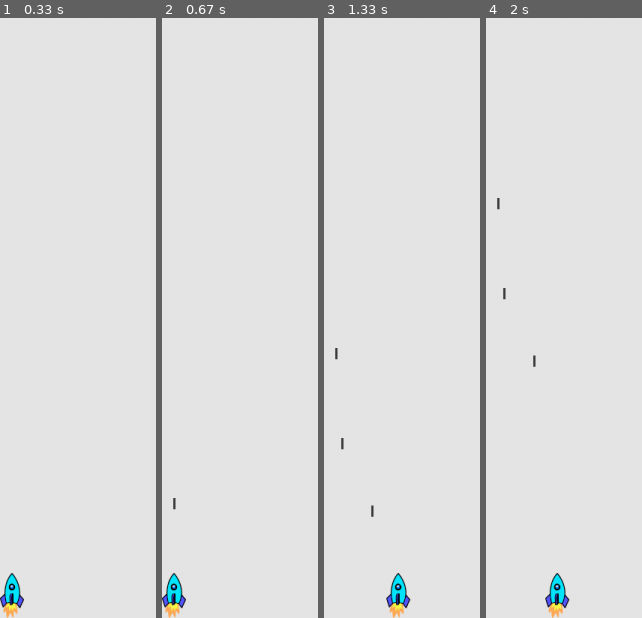
Above: before the commit, frames 1-4 (left to right).
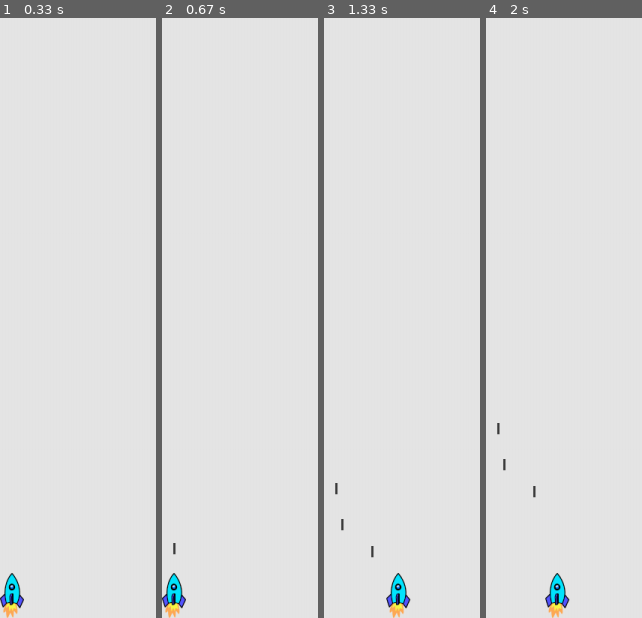
Above: after the commit, the same moments.

Repository: ArtemChemist/PyGame_Test
Game: pygame game, started from alien_invasion.py
Two runs of this game, one before a commit and one after it. Both use one fixed random seed, a clock stepped at 60 frames per second and the inputs below.
Inputs:
- Up to frame 1 (0.33 s): no input
- Up to frame 2 (0.67 s): tap Space at 0.33 s
- Up to frame 3 (1.33 s): hold Right 0.67-1.13 s; tap Space at 0.73, 1.03, 1.23 s; hold Right from 1.17 s (still down)
- Up to frame 4 (2 s): tap Space at 1.53, 1.73 s; release Right at 1.63 s; hold Left from 1.67 s (still down)

Frame 1 is identical in both runs. In frame 2, less than 0.1% of the frame differs, in the area x 7-9%, y 80-90%; in frame 3, 0.2%, in the area x 7-33%, y 55-90%; in frame 4, 0.2%.

Commit message:
Delete bullets off the screen

Diff:
--- a/alien_invasion.py
+++ b/alien_invasion.py
@@ -30,7 +30,7 @@
         #Every turn of the main cycle
         gf.check_events(ai_set, screen, ship, bullets)  #Listen to keyboard/mouse events
         ship.update()                                   #Update ship position on te screen
-        bullets.update()                                #Update group of bullets
+        gf.update_bullets(bullets)
         gf.update_screen(ai_set, screen, ship, bullets) #Update screen
 
 run_game()
--- a/game_functions.py
+++ b/game_functions.py
@@ -1,6 +1,7 @@
 import sys
 import pygame
 from bullet import Bullet
+from pygame.sprite import Group
 
 def check_events(ai_set, screen, ship, bullets):
     """
@@ -70,3 +71,9 @@
     for bullet in bullets:  #Redraw all bullets
         bullet.draw()
     pygame.display.flip()
+
+def update_bullets(bullets = Group()):
+    bullets.update()                                #Update group of bullets
+    for bullet in bullets:
+        if bullet.rect.bottom<0:
+            bullets.remove(bullet)
--- a/settings.py
+++ b/settings.py
@@ -12,7 +12,7 @@
         self.ship_speed = 2.2
 
         #Bullets
-        self.bullet_speed = 5
+        self.bullet_speed = 2
         self.bullet_width = 3
         self.bullet_length = 15
         self.bulet_color = (60, 60,60)
